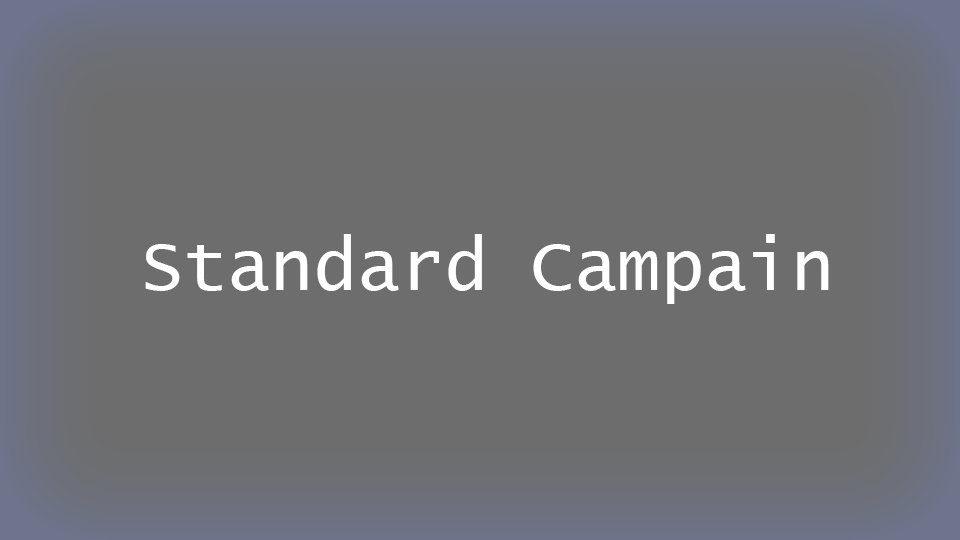
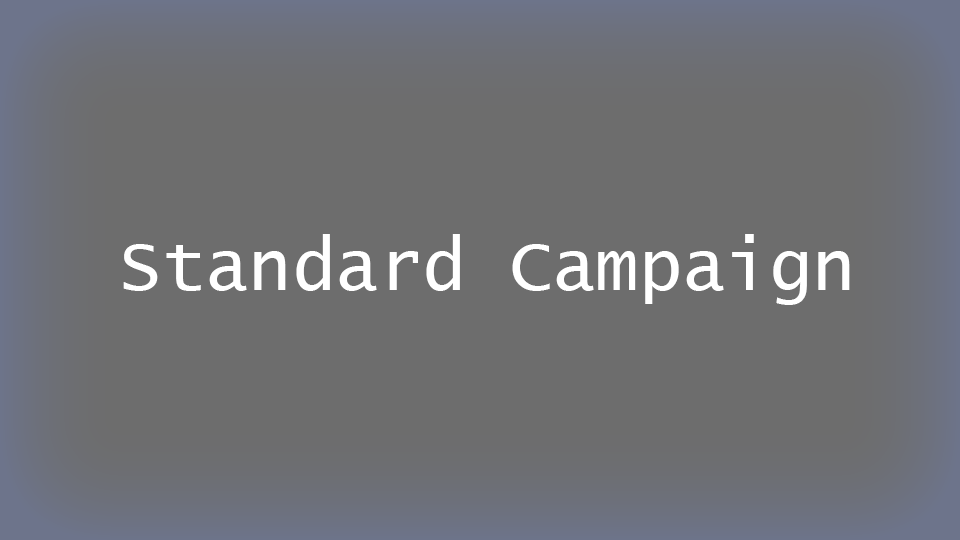
Comparing the layer stacks of the two 960 × 540 images. Changes:
renamed "Standard Campain" to "Standard Campaign", painted on it over [123, 234, 850, 305]
